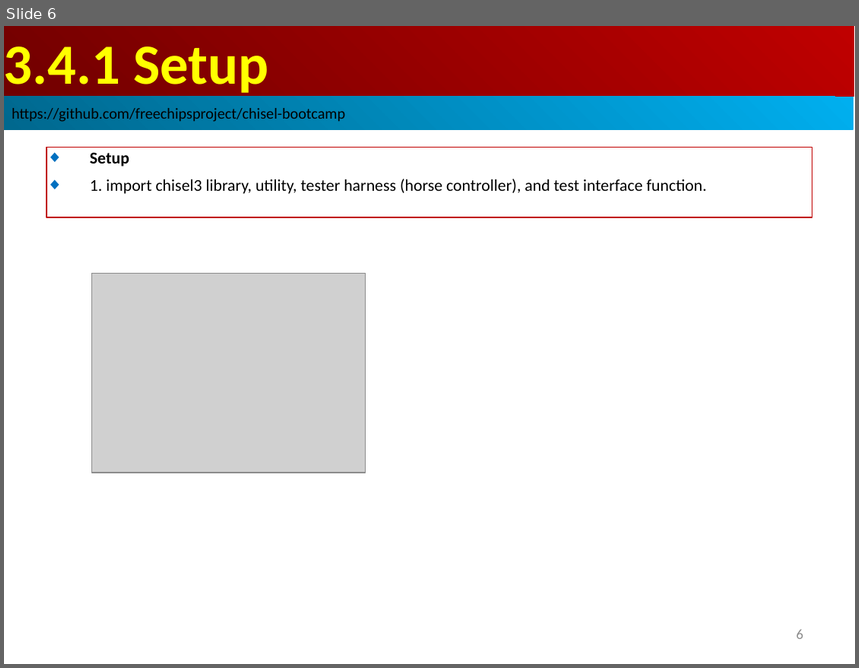
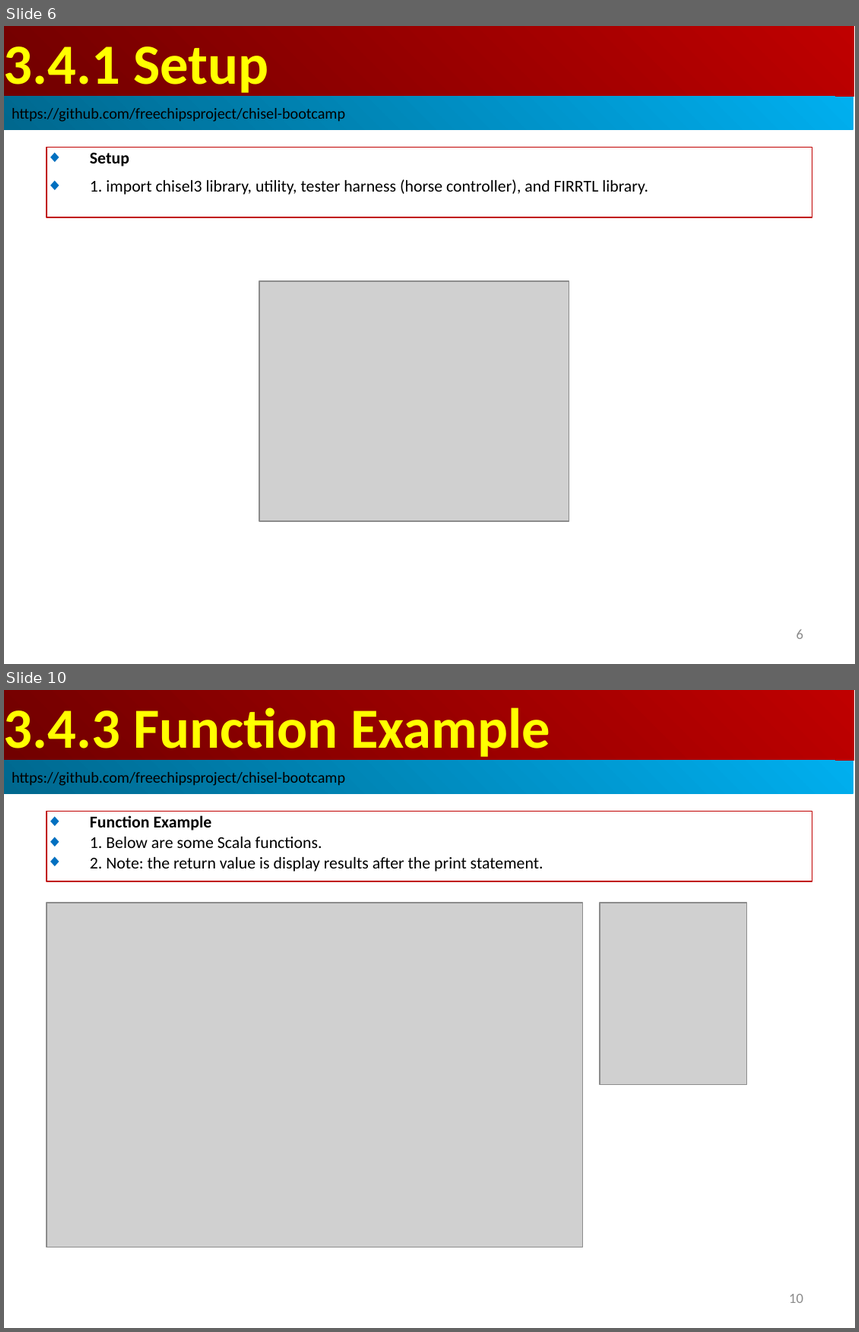
Before and after one commit to peterhchen/AIU_CS800_Chisel, a slide deck: 300_UCB_BC/003.4_FuncProg/000_Video/003.4_FuncProg.ppt. Shown one above the other, each under a label of ours: slide 6 before the commit, slides 6 and 10 after it; the slides between them are not shown. The pictures are 859x668 and 859x1332 pixels, drawn with LibreOffice and Linux fonts; fonts in the diff are those of the drawing; grey boxes stand for pictures. Boxes give left, top, right and bottom in pixels: in the first picture for what was removed or moved away, otherwise in the second. Text is boxed around its words. In the diff, an @@ line names an element or a change of style, - is before the commit and + after.

```diff
--- a/300_UCB_BC/003.4_FuncProg/000_Video/003.4_FuncProg.ppt
+++ b/300_UCB_BC/003.4_FuncProg/000_Video/003.4_FuncProg.ppt
@@ slide 10 added at <box>4,690,855,1328</box>, background #FFFFFF @@
@@ rectangle added at <box>4,690,854,761</box>, fill gradient #BF0000 to #710000, 48 pt, text #FFFF00, bold @@
+3.4.3 Function Example
@@ rectangle added at <box>4,761,854,794</box>, fill gradient #00AFEF to #00688E, 13 pt, text #000000 @@
+https://github.com/freechipsproject/chisel-bootcamp
@@ rectangle added at <box>47,811,813,882</box>, outline #C00000 0.74 pt, 14 pt, text #000000 @@
+◆ Function Example
+◆ 1. Below are some Scala functions.
+◆ 2. Note: the return value is display results after the print statement.
@@ picture added at <box>47,903,583,1248</box> @@
@@ picture added at <box>600,903,747,1085</box> @@
@@ page number added at <box>789,1294,804,1303</box>, 12 pt, text #8B8B8B @@
+10
@@ slide 6 changed as well @@
@@ text in rectangle at <box>90,180,648,195</box>: text changed @@
-◆ 1. import chisel3 library, utility, tester harness (horse controller), and test interface function.
+◆ 1. import chisel3 library, utility, tester harness (horse controller), and FIRRTL library.
@@ picture: place and size @@
-picture at <box>91,274,366,473</box>
+picture at <box>259,281,569,522</box>
```
Also in this commit, not shown: 18 other slides added.
